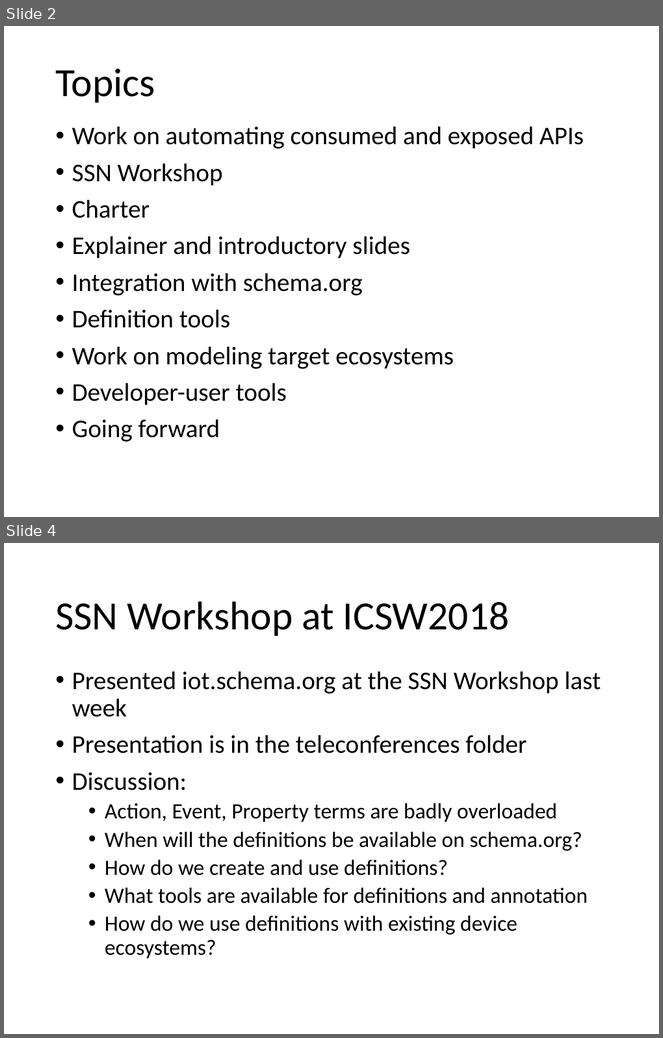
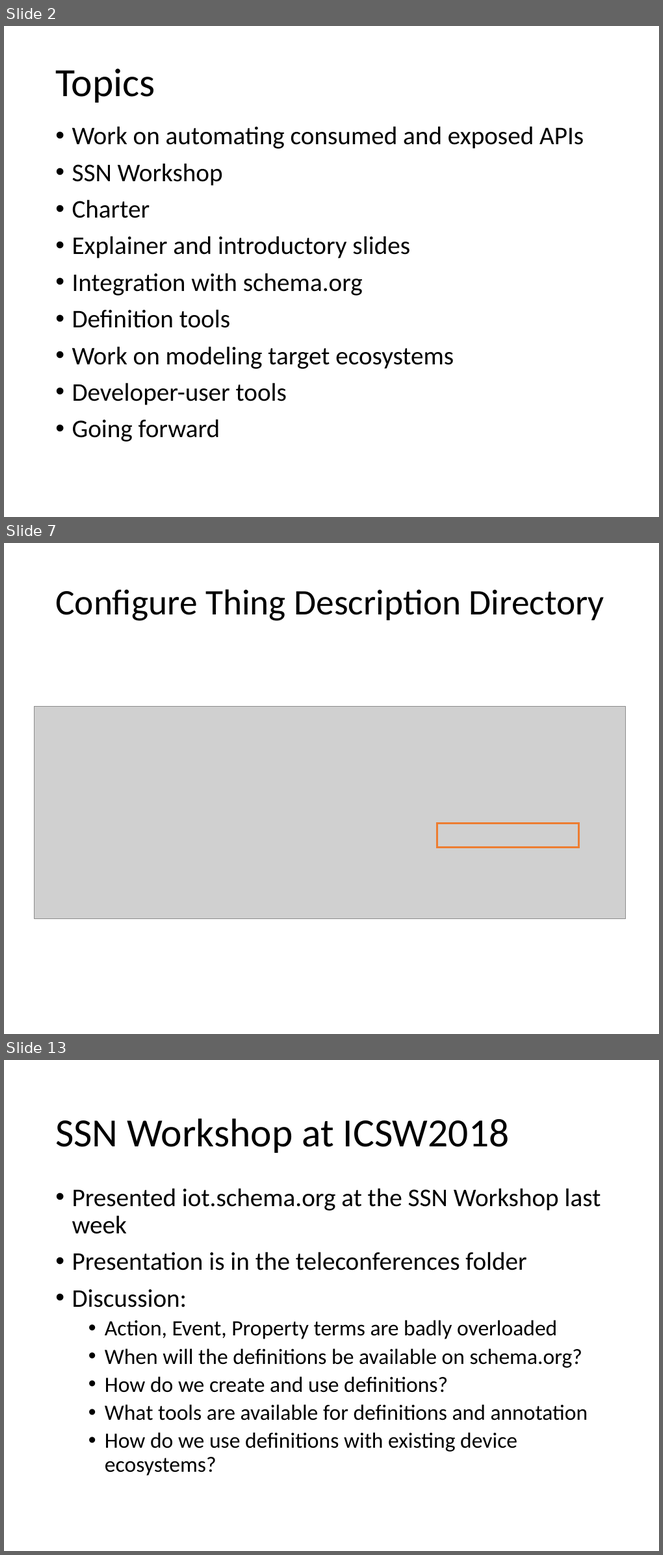
Before and after one commit to iot-schema-collab/teleconferences, a slide deck: iotschema-status-20181026.pptx. Shown one above the other, each under a label of ours: slides 2 and 4 before the commit, slides 2, 7 and 13 after it; the slides between them are not shown. The pictures are 663x1038 and 663x1555 pixels, drawn with LibreOffice and Linux fonts; fonts in the diff are those of the drawing; grey boxes stand for pictures. Boxes give left, top, right and bottom in pixels: in the first picture for what was removed or moved away, otherwise in the second. Text is boxed around its words. In the diff, an @@ line names an element or a change of style, - is before the commit and + after.

```diff
--- a/iotschema-status-20181026.pptx
+++ b/iotschema-status-20181026.pptx
@@ slide 7 added at (x1=4, y1=543, x2=659, y2=1034), background #FFFFFF @@
@@ title added at (x1=55, y1=589, x2=605, y2=621), 39.6 pt, text #000000 @@
+Configure Thing Description Directory
@@ picture added at (x1=34, y1=706, x2=626, y2=919) @@
@@ rectangle added at (x1=438, y1=823, x2=579, y2=847), outline #ED7D31 2 pt @@
@@ what was slide 4 is now slide 13 @@
```
Also in this commit, not shown: 4 slides changed, 8 other slides added, 1 other file.
